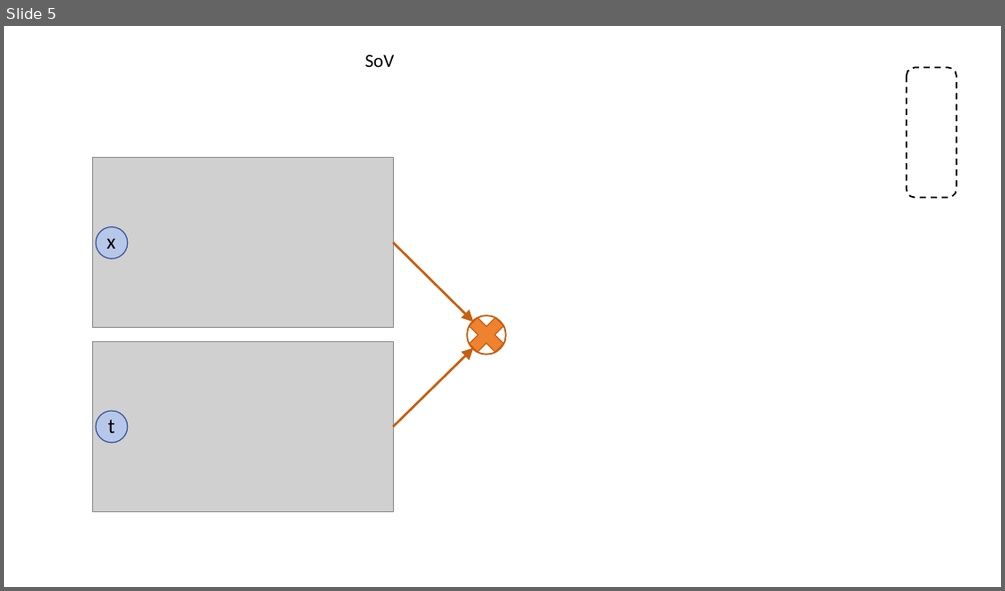
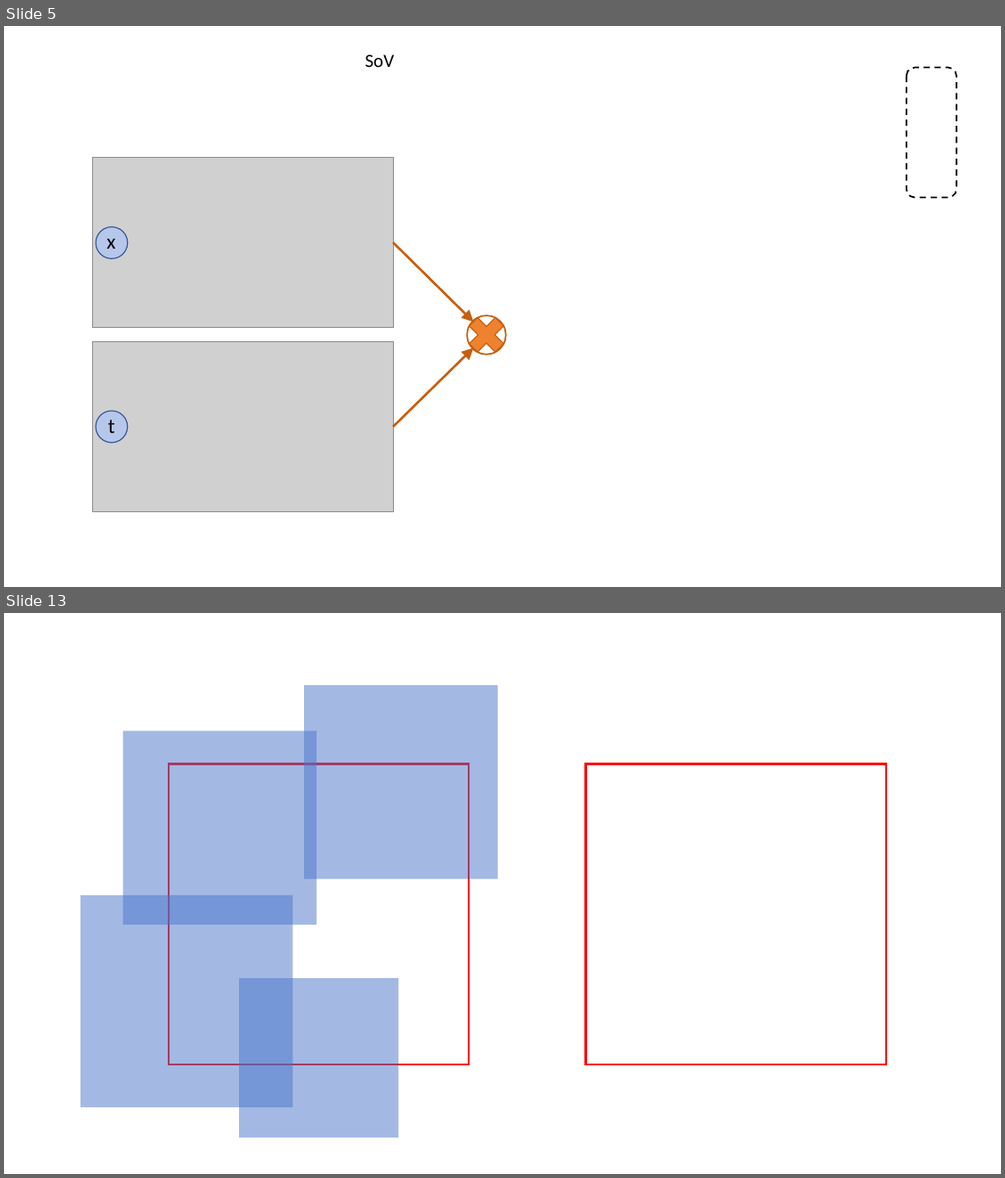
Before and after one commit to hanrui2003/pinn-pytorch, a slide deck: MLDA/论文画图.pptx. Shown one above the other, each under a label of ours: slide 5 before the commit, slides 5 and 13 after it; the slides between them are not shown. The pictures are 1005x591 and 1005x1178 pixels, drawn with LibreOffice and Linux fonts; fonts in the diff are those of the drawing; grey boxes stand for pictures. Boxes give left, top, right and bottom in pixels: in the first picture for what was removed or moved away, otherwise in the second. Text is boxed around its words. In the diff, an @@ line names an element or a change of style, - is before the commit and + after.

```diff
--- a/MLDA/论文画图.pptx
+++ b/MLDA/论文画图.pptx
@@ slide 13 added at [4, 613, 1001, 1174], background #FFFFFF @@
@@ rectangle added at [304, 686, 498, 879], fill #4874CB at 50% opacity @@
@@ rectangle added at [123, 731, 316, 925], fill #4874CB at 50% opacity @@
@@ rectangle added at [169, 764, 469, 1064], outline #FF0000 2 pt @@
@@ rectangle added at [586, 764, 886, 1064], outline #FF0000 2 pt @@
@@ rectangle added at [81, 895, 292, 1107], fill #4874CB at 50% opacity @@
@@ rectangle added at [239, 978, 398, 1137], fill #4874CB at 50% opacity @@
```
Also in this commit, not shown: 2 other slides added.
